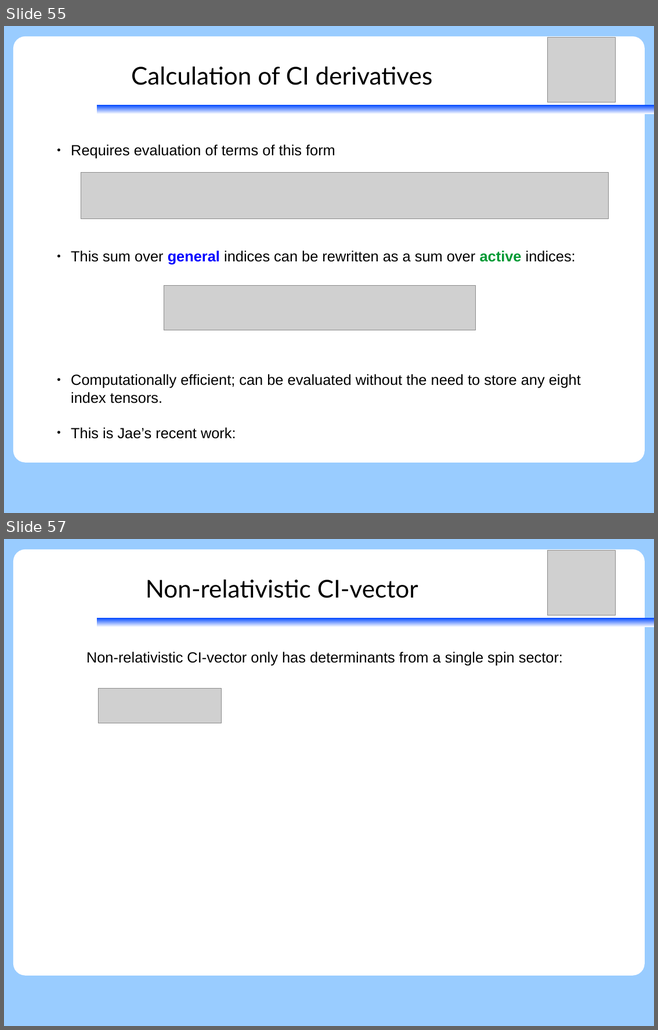
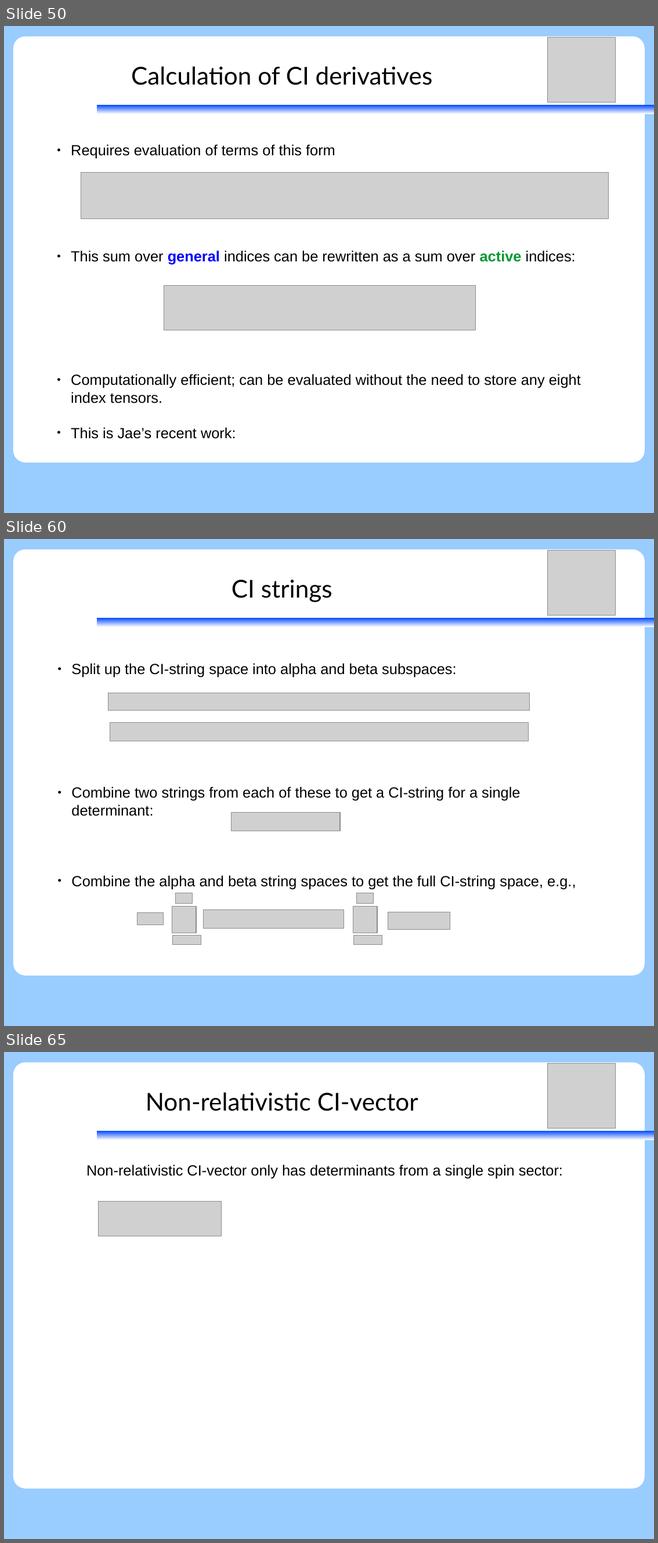
Before and after one commit to peterjohncherry/Presentations-etc, a slide deck: SGROUP_28062017/28062017_peter_relxms-caspt2-ci_seperation.odp. Shown one above the other, each under a label of ours: slides 55 and 57 before the commit, slides 50, 60 and 65 after it; the slides between them are not shown. The pictures are 658x1030 and 658x1543 pixels, drawn with LibreOffice and Linux fonts; fonts in the diff are those of the drawing; grey boxes stand for pictures. Boxes give left, top, right and bottom in pixels: in the first picture for what was removed or moved away, otherwise in the second. Text is boxed around its words. In the diff, an @@ line names an element or a change of style, - is before the commit and + after.

```diff
--- a/SGROUP_28062017/28062017_peter_relxms-caspt2-ci_seperation.odp
+++ b/SGROUP_28062017/28062017_peter_relxms-caspt2-ci_seperation.odp
@@ slide 60 added at (4,539,654,1026), background #99CCFF; not listed: 2 template elements that a slide beside it also shows @@
@@ picture added at (547,550,615,615) @@
@@ title added at (231,580,332,602), 30 pt, text #000000 @@
+CI strings
@@ text added at (71,663,575,889), 18 pt, text #000000 @@
+● Split up the CI-string space into alpha and beta subspaces:
+● Combine two strings from each of these to get a CI-string for a single determinant:
+● Combine the alpha and beta string spaces to get the full CI-string space, e.g.,
@@ picture added at (108,693,529,711) @@
@@ picture added at (110,723,529,742) @@
@@ picture added at (231,813,340,831) @@
@@ picture added at (176,893,192,904) @@
@@ picture added at (357,893,373,904) @@
@@ picture added at (137,913,164,925) @@
@@ picture added at (172,907,196,933) @@
@@ picture added at (204,910,343,929) @@
@@ picture added at (353,907,377,933) @@
@@ picture added at (388,912,450,929) @@
@@ picture added at (173,936,201,945) @@
@@ picture added at (354,936,382,945) @@
@@ what was slide 55 is now slide 50 @@
@@ what was slide 57 is now slide 65 @@
```
Also in this commit, not shown: 10 slides changed, 9 other slides added, 3 slides removed, 1 other file.
